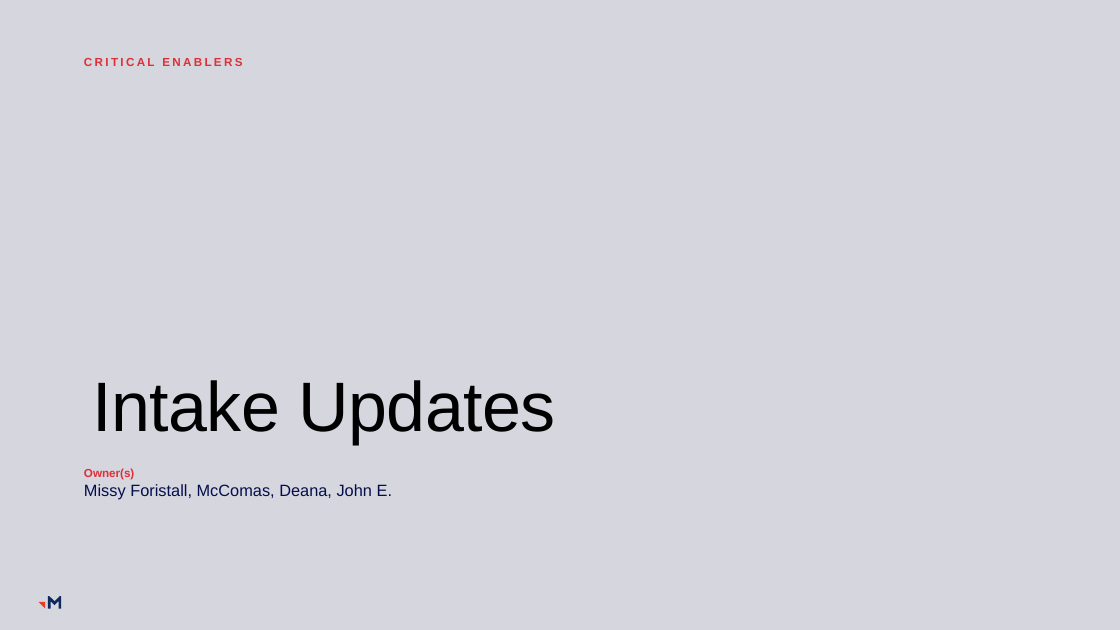
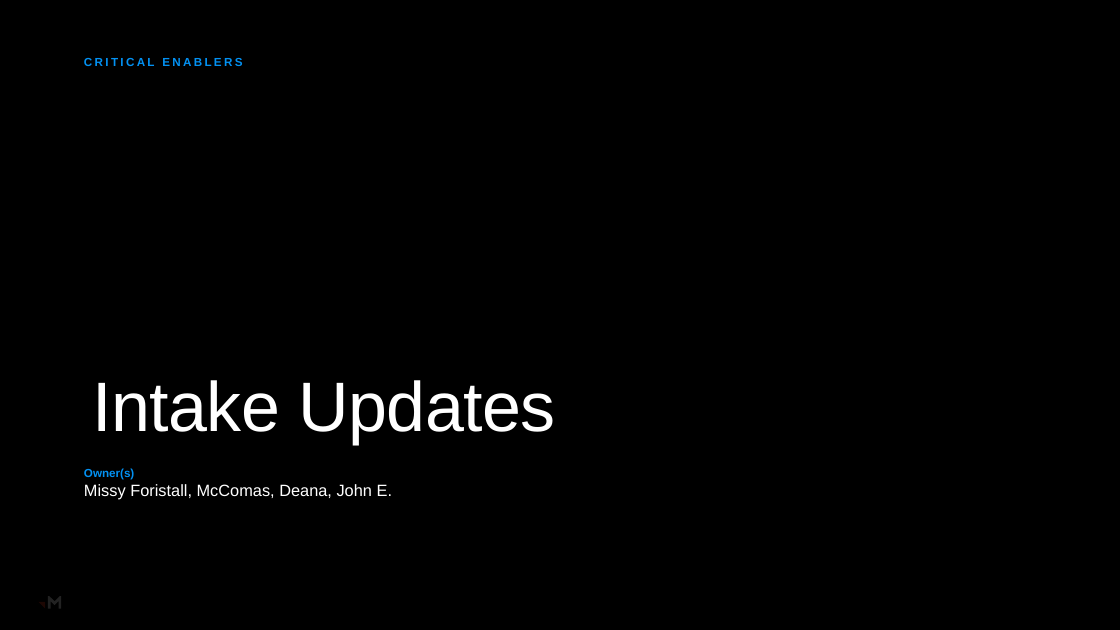
Before and after one commit to RachelHarrisMerkle/BasicMerkle, a slide deck: slide 9 of Play-to-Win_Recap_Ops_REDESIGNED.pptx. Drawn at 1120x630 pixels with LibreOffice and Linux fonts; fonts in the diff are those of the drawing; background and template pictures are left out; a plain dark background stands for a picture behind light text. Boxes give left, top, right and bottom in pixels: in the first picture for what was removed or moved away, otherwise in the second. Text is boxed around its words. In the diff, an @@ line names an element or a change of style, - is before the commit and + after.

```diff
--- a/Play-to-Win_Recap_Ops_REDESIGNED.pptx
+++ b/Play-to-Win_Recap_Ops_REDESIGNED.pptx
@@ background #FFFFFF to picture (left out) @@
@@ rectangle at (0,0,1120,630): fill #D6D6DF to #000000 @@
@@ rectangle added at (0,0,1120,630), fill gradient #000000 @@
@@ text "CRITICAL ENABLERS" at (84,58,242,66): text colour #DD3038 to #0391F2 @@
@@ title "Intake Updates" at (92,380,555,444): text colour #000000 to #FFFFFF @@
@@ text "Owner(s)" at (84,468,392,500): text colour #DD3038 to #0391F2 in "Owner(s)"; text colour #040E4B to #FFFFFF in "Missy Foristall, McComas, Deana, John E." @@
@@ freeform shape at (48,597,61,609): fill #10295D to #FFFFFF @@
```
Also in this commit, not shown: 2 other slides changed.
